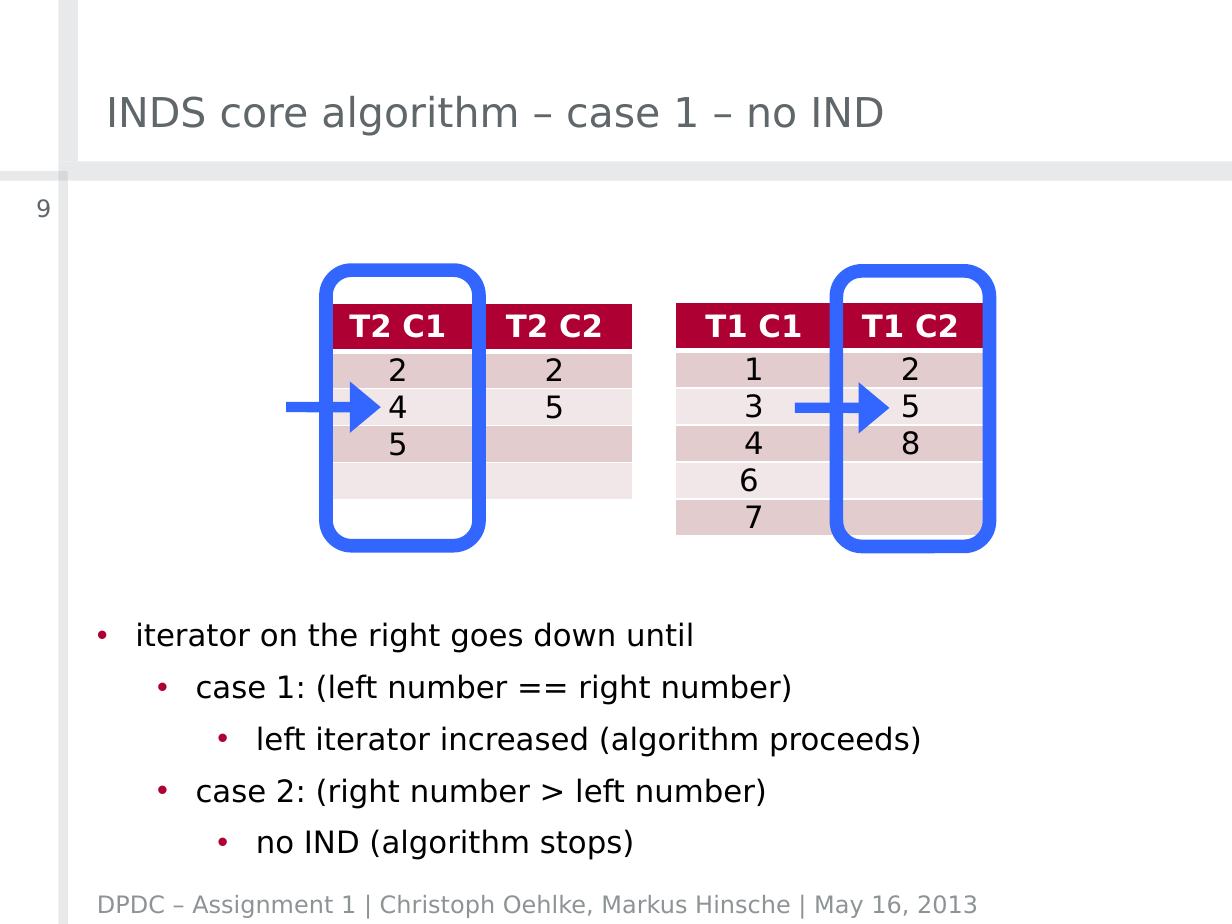
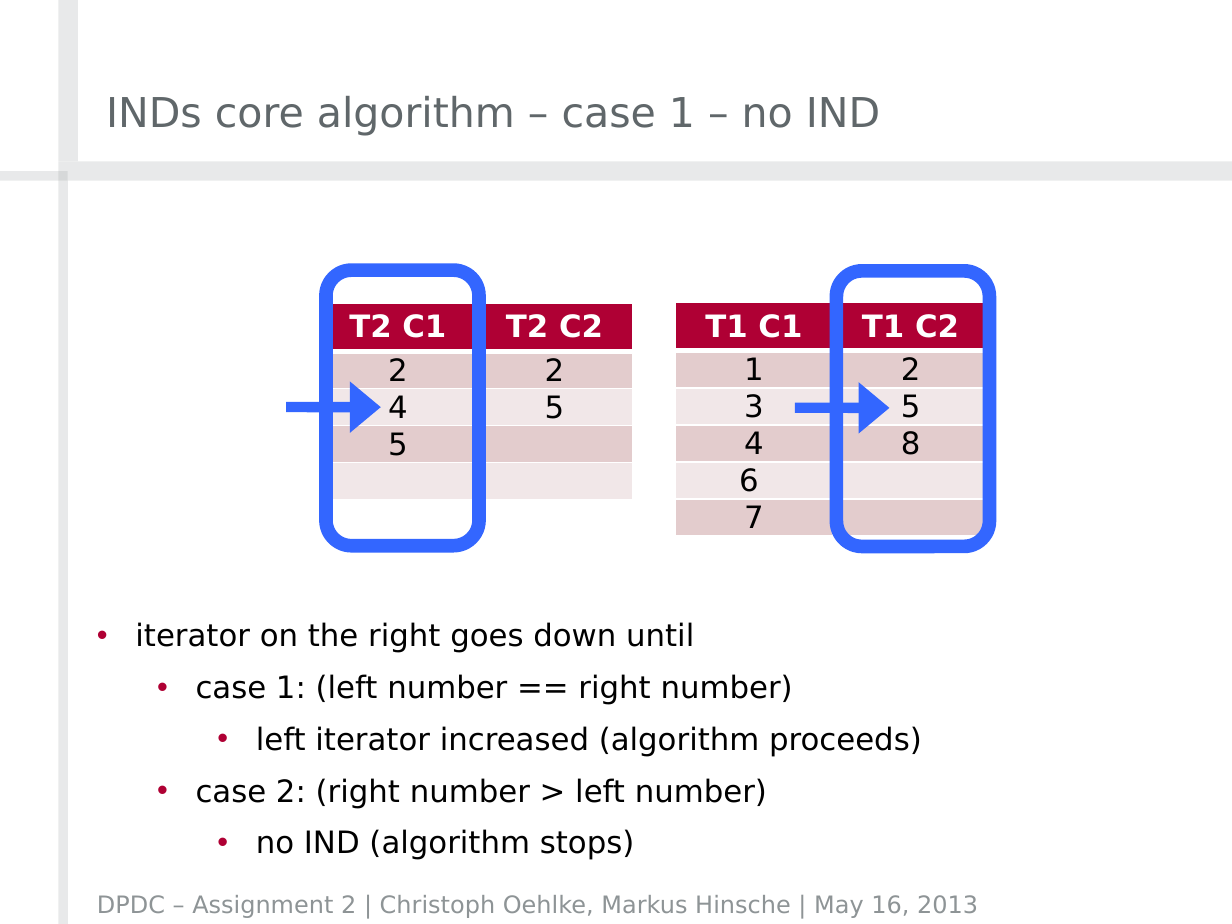
Before and after one commit to crizzy/dpdc-exercises, a slide deck: slide 19 of exercise2/DPDCAssignment2Group01.pptx (slide 9 before the commit). Drawn at 1232x924 pixels with LibreOffice and Linux fonts; fonts in the diff are those of the drawing; background and template pictures are left out. Boxes give left, top, right and bottom in pixels: in the first picture for what was removed or moved away, otherwise in the second. Text is boxed around its words. In the diff, an @@ line names an element or a change of style, - is before the commit and + after.

```diff
--- a/exercise2/DPDCAssignment2Group01.pptx
+++ b/exercise2/DPDCAssignment2Group01.pptx
@@ title at [106,96,880,136]: text changed @@
-INDS core algorithm – case 1 – no IND
+INDs core algorithm – case 1 – no IND
@@ page number removed at [36,199,51,218] @@
-9
@@ text at [97,895,978,918]: text changed @@
-DPDC – Assignment 1 | Christoph Oehlke, Markus Hinsche | May 16, 2013
+DPDC – Assignment 2 | Christoph Oehlke, Markus Hinsche | May 16, 2013
```
Also in this commit, not shown: 14 other slides changed, 12 slides added, 2 slides removed, 1 other file.
